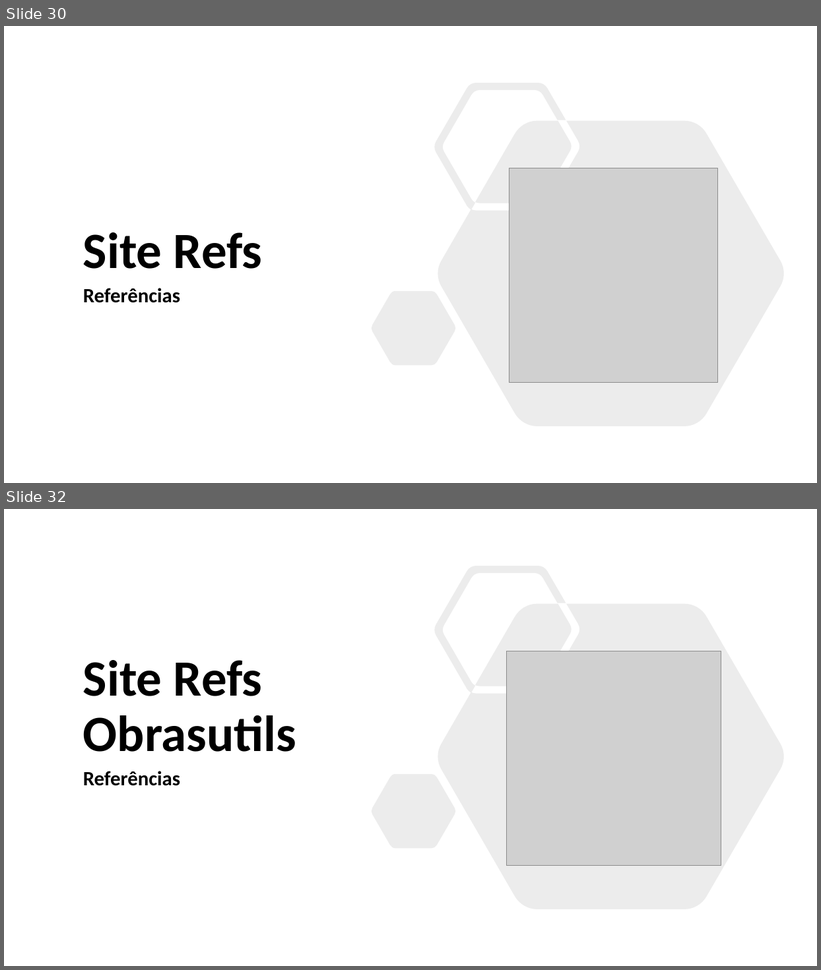
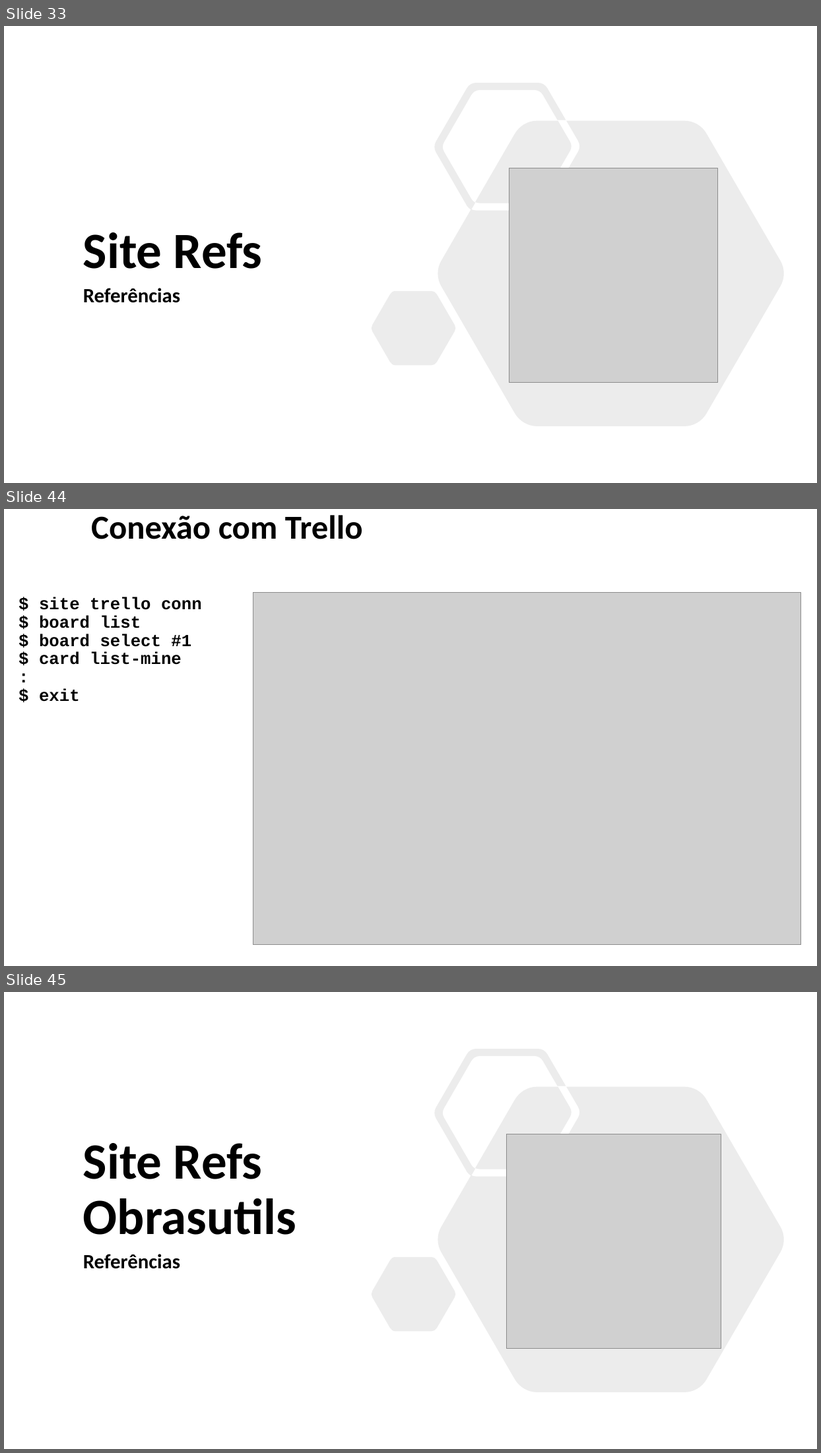
Before and after one commit to enogrob/research-obras-devtools, a slide deck: obras/obras-devtools.pptx. Shown one above the other, each under a label of ours: slides 30 and 32 before the commit, slides 33, 44 and 45 after it; the slides between them are not shown. The pictures are 821x970 and 821x1453 pixels, drawn with LibreOffice and Linux fonts; fonts in the diff are those of the drawing; grey boxes stand for pictures; background and template pictures are left out. Boxes give left, top, right and bottom in pixels: in the first picture for what was removed or moved away, otherwise in the second. Text is boxed around its words. In the diff, an @@ line names an element or a change of style, - is before the commit and + after.

```diff
--- a/obras/obras-devtools.pptx
+++ b/obras/obras-devtools.pptx
@@ slide 44 added at <box>4,509,817,966</box>, background #FFFFFF @@
@@ title added at <box>91,515,363,539</box>, 39.6 pt, text #000000, bold @@
+Conexão com Trello
@@ text added at <box>39,597,202,702</box>, 20 pt, text #000000, bold @@
+$ site trello conn
+$ board list
+$ board select #1
+$ card list-mine
+:
+$ exit
@@ picture added at <box>253,592,801,945</box> @@
@@ what was slide 30 is now slide 33 @@
@@ what was slide 32 is now slide 45 @@
```
Also in this commit, not shown: 19 slides changed, 12 other slides added.
